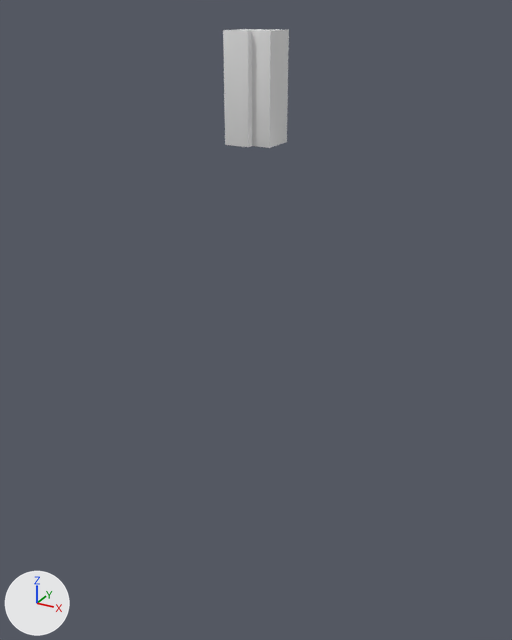
Two versions of the FBX model Assets/Art/Models/Enviro/Modules/Ground1.fbx, one commit apart.
Rendered twice from a 50 mm lens placed at (115.0, -288.0, 9.0), pointed at (-48.0, 8.0, -139.0). Arrows for +X, +Y and +Z are at lower left; the lights stay in place. Where no turn or scale is listed for an object, it has been applied to the vertices.
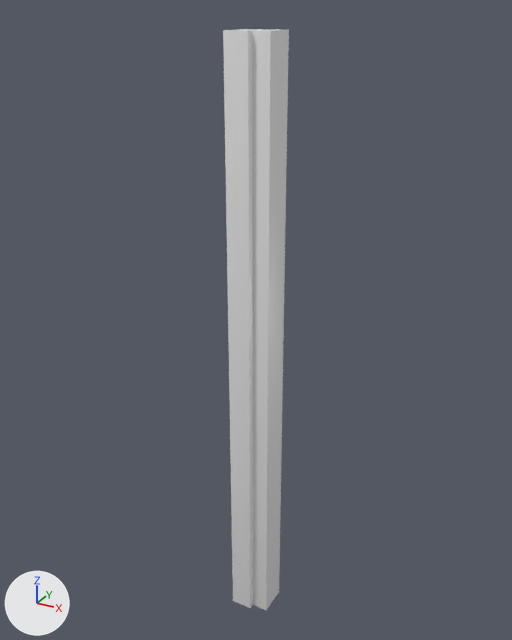
Changed parts and their boxes (x1, y1, x2, y2) in the pictures (512 x 640 px; the box of a moved part takes in the faces that stretch with it):
'Cube.001', reshaped (385% taller): before (223, 29, 289, 148); after (223, 29, 289, 610)
part 1 of me_cube_116, moved or reshaped: before (224, 97, 287, 148); after (224, 97, 287, 610)

Patch to the scene script:
```diff
--- a/Assets/Art/Models/Enviro/Modules/Ground1.fbx.py
+++ b/Assets/Art/Models/Enviro/Modules/Ground1.fbx.py
@@ me_cube_116 @@
 me_cube_116.from_pydata(...)  # 492 vertices, 504 faces; spans x -12.2..8.9, y -10.1..10.1, z -47.6..0.4
 # used by ob_cube_001; location = (-42.3, 0.0, 0.0)
+# me_cube_116 part 1: all 123 vertices in x -12.2..8.9, y -10.1..10.1, z -47.6..-47.4 are moved by (0.0, 0.0, -271.6)
 me_cube_116.materials.append(mat_material_001)
```
